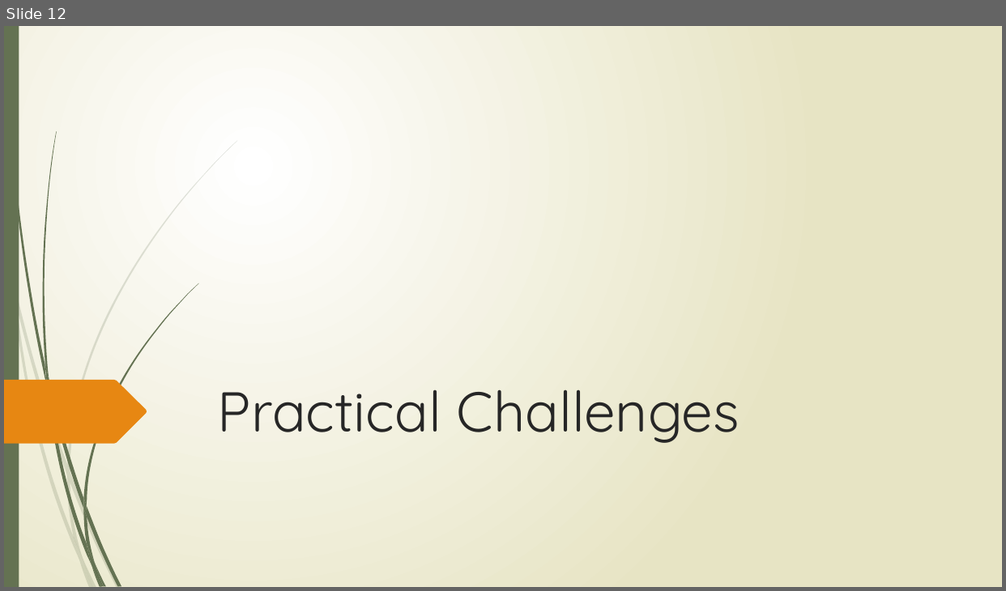
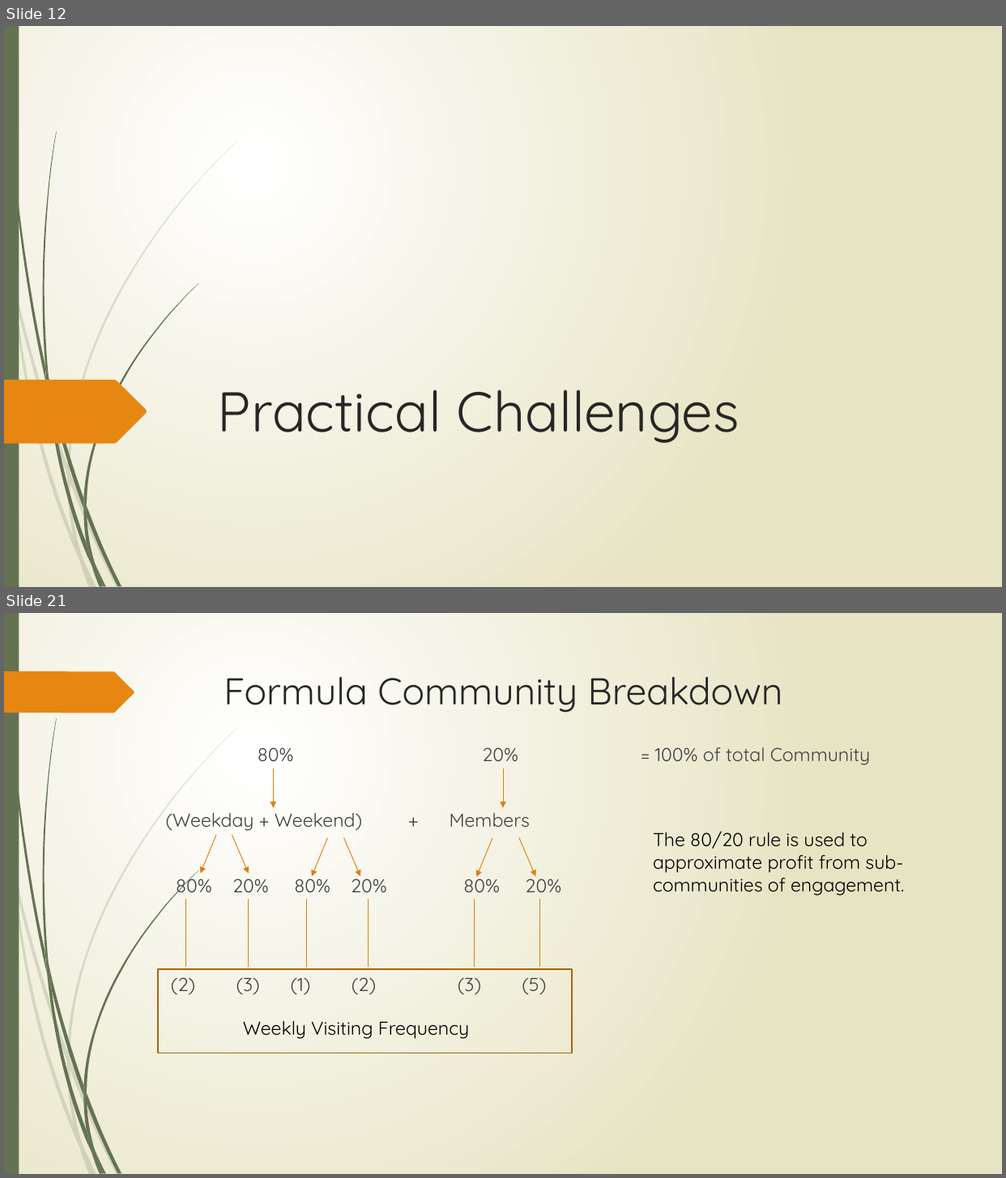
Before and after one commit to tieje/dogen, a slide deck: Presentation/SocialHub_FrancisT_06_23_2020.pptx. Shown one above the other, each under a label of ours: slide 12 before the commit, slides 12 and 21 after it; the slides between them are not shown. The pictures are 1006x591 and 1006x1178 pixels, drawn with LibreOffice and Linux fonts; fonts in the diff are those of the drawing. Boxes give left, top, right and bottom in pixels: in the first picture for what was removed or moved away, otherwise in the second. Text is boxed around its words. In the diff, an @@ line names an element or a change of style, - is before the commit and + after.

```diff
--- a/Presentation/SocialHub_FrancisT_06_23_2020.pptx
+++ b/Presentation/SocialHub_FrancisT_06_23_2020.pptx
@@ slide 21 added at [4, 613, 1002, 1174], background gradient #FFFFFF to #E8E6C4; not listed: 23 template elements that a slide beside it also shows @@
@@ freeform shape added at [4, 671, 134, 713], fill #E78712 @@
@@ title added at [224, 677, 783, 713], 36 pt, text #262626 @@
+Formula Community Breakdown
@@ text added at [171, 747, 870, 995], 18 pt, text #404040 @@
+80% 20% = 100% of total Community
+(Weekday + Weekend) + Members
+80% 20% 80% 20% 80% 20%
+(2) (3) (1) (2) (3) (5)
@@ arrow added from (274, 769) to (274, 808), #DD8111 0.75 pt @@
@@ arrow added from (503, 769) to (503, 808), #DD8111 0.75 pt @@
@@ text added at [653, 831, 904, 896], 18 pt, text #000000 @@
+The 80/20 rule is used to approximate profit from sub-communities of engagement.
@@ arrow added from (216, 835) to (200, 874), #DD8111 0.75 pt @@
@@ arrow added from (232, 835) to (249, 874), #DD8111 0.75 pt @@
@@ arrow added from (327, 838) to (312, 876), #DD8111 0.75 pt @@
@@ arrow added from (344, 838) to (360, 876), #DD8111 0.75 pt @@
@@ arrow added from (492, 838) to (476, 877), #DD8111 0.75 pt @@
@@ arrow added from (519, 838) to (535, 876), #DD8111 0.75 pt @@
@@ line added from (186, 900) to (186, 966), #DD8111 0.75 pt @@
@@ line added from (249, 900) to (249, 966), #DD8111 0.75 pt @@
@@ line added from (306, 900) to (306, 966), #DD8111 0.75 pt @@
@@ line added from (368, 900) to (368, 966), #DD8111 0.75 pt @@
@@ line added from (474, 900) to (474, 966), #DD8111 0.75 pt @@
@@ line added from (540, 900) to (540, 966), #DD8111 0.75 pt @@
@@ rectangle added at [158, 969, 572, 1053], outline #AB640D 1.25 pt @@
@@ text added at [243, 1021, 469, 1039], 18 pt, text #000000 @@
+Weekly Visiting Frequency
```
Also in this commit, not shown: 10 slides changed, 1 other slide added, 2 other files.
